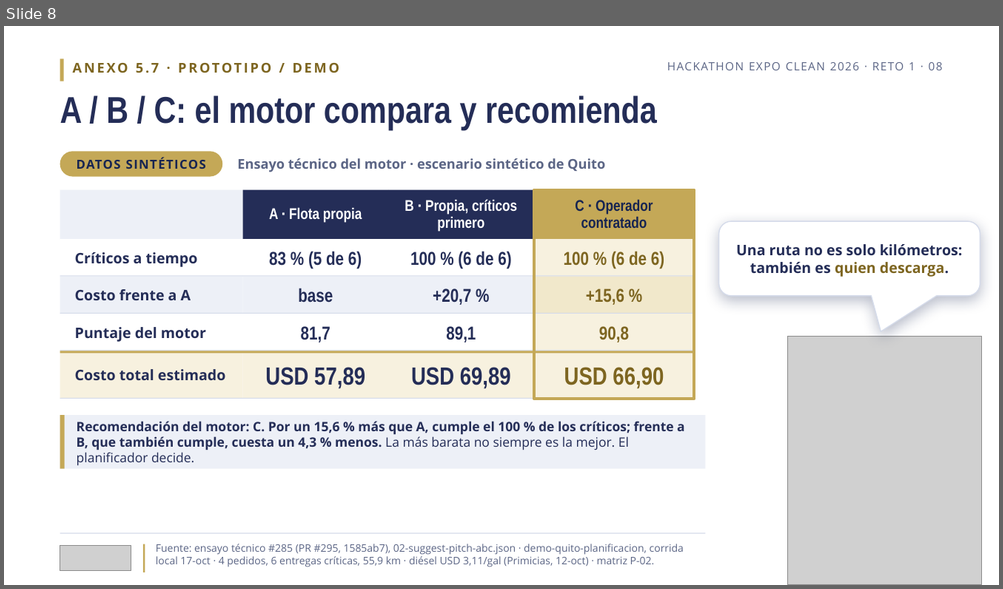
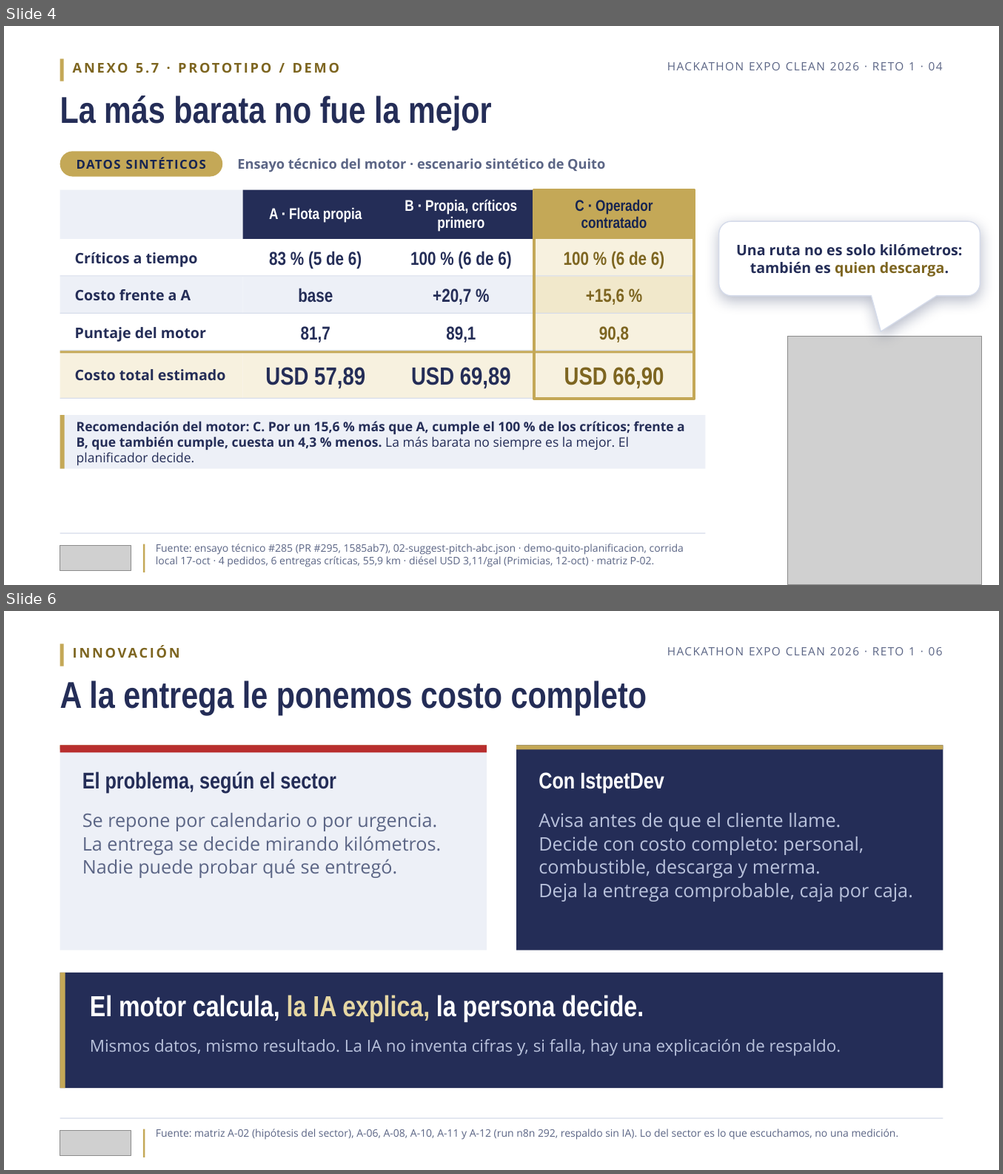
Before and after one commit to bryancito1090/istpetdev-platform, a slide deck: docs/boveda/Entregable/7-Pitch.pptx. Shown one above the other, each under a label of ours: slide 8 before the commit, slides 4 and 6 after it; the slides between them are not shown. The pictures are 1003x589 and 1003x1174 pixels, drawn with LibreOffice and Linux fonts; fonts in the diff are those of the drawing; grey boxes stand for pictures. Boxes give left, top, right and bottom in pixels: in the first picture for what was removed or moved away, otherwise in the second. Text is boxed around its words. In the diff, an @@ line names an element or a change of style, - is before the commit and + after.

```diff
--- a/docs/boveda/Entregable/7-Pitch.pptx
+++ b/docs/boveda/Entregable/7-Pitch.pptx
@@ slide 6 added at (4, 611, 999, 1170), background #FFFFFF @@
@@ rectangle added at (60, 644, 64, 667), fill #C4A857 @@
@@ text added at (73, 644, 550, 667), 13 pt, text #7D6520, bold @@
+INNOVACIÓN
@@ text added at (667, 647, 942, 655), 11 pt, text #5B6585 @@
+HACKATHON EXPO CLEAN 2026 · RETO 1 · 06
@@ text added at (60, 681, 647, 715), 36 pt, text #242D57, bold @@
+A la entrega le ponemos costo completo
@@ group added at (60, 745, 486, 951): 3 rectangles, 2 texts @@
+El problema, según el sector
+Se repone por calendario o por urgencia.
+La entrega se decide mirando kilómetros.
+Nadie puede probar qué se entregó.
@@ group added at (517, 745, 943, 951): 2 rectangles, 2 texts @@
+Con IstpetDev
+Avisa antes de que el cliente llame.
+Decide con costo completo: personal, combustible, descarga y merma.
+Deja la entrega comprobable, caja por caja.
@@ group added at (60, 973, 942, 1088): 2 rectangles, 2 texts @@
+El motor calcula, la IA explica, la persona decide.
+Mismos datos, mismo resultado. La IA no inventa cifras y, si falla, hay una explicación de respaldo.
@@ rectangle added at (60, 1119, 942, 1119), fill #D5DBEA @@
@@ picture added at (60, 1131, 131, 1156) @@
@@ rectangle added at (143, 1130, 145, 1158), fill #C4A857 @@
@@ text added at (156, 1129, 899, 1140), 10 pt, text #5B6585 @@
+Fuente: matriz A-02 (hipótesis del sector), A-06, A-08, A-10, A-11 y A-12 (run n8n 292, respaldo sin IA). Lo del sector es lo que escuchamos, no una medición.
@@ what was slide 8 is now slide 4 @@
@@ slide 4 changed as well @@
@@ text at (667, 62, 942, 70): text changed @@
-HACKATHON EXPO CLEAN 2026 · RETO 1 · 08
+HACKATHON EXPO CLEAN 2026 · RETO 1 · 04
@@ text at (60, 96, 491, 130): text changed @@
-A / B / C: el motor compara y recomienda
+La más barata no fue la mejor
```
Also in this commit, not shown: 5 other slides changed, 2 other slides added, 6 slides removed, 20 other files.
